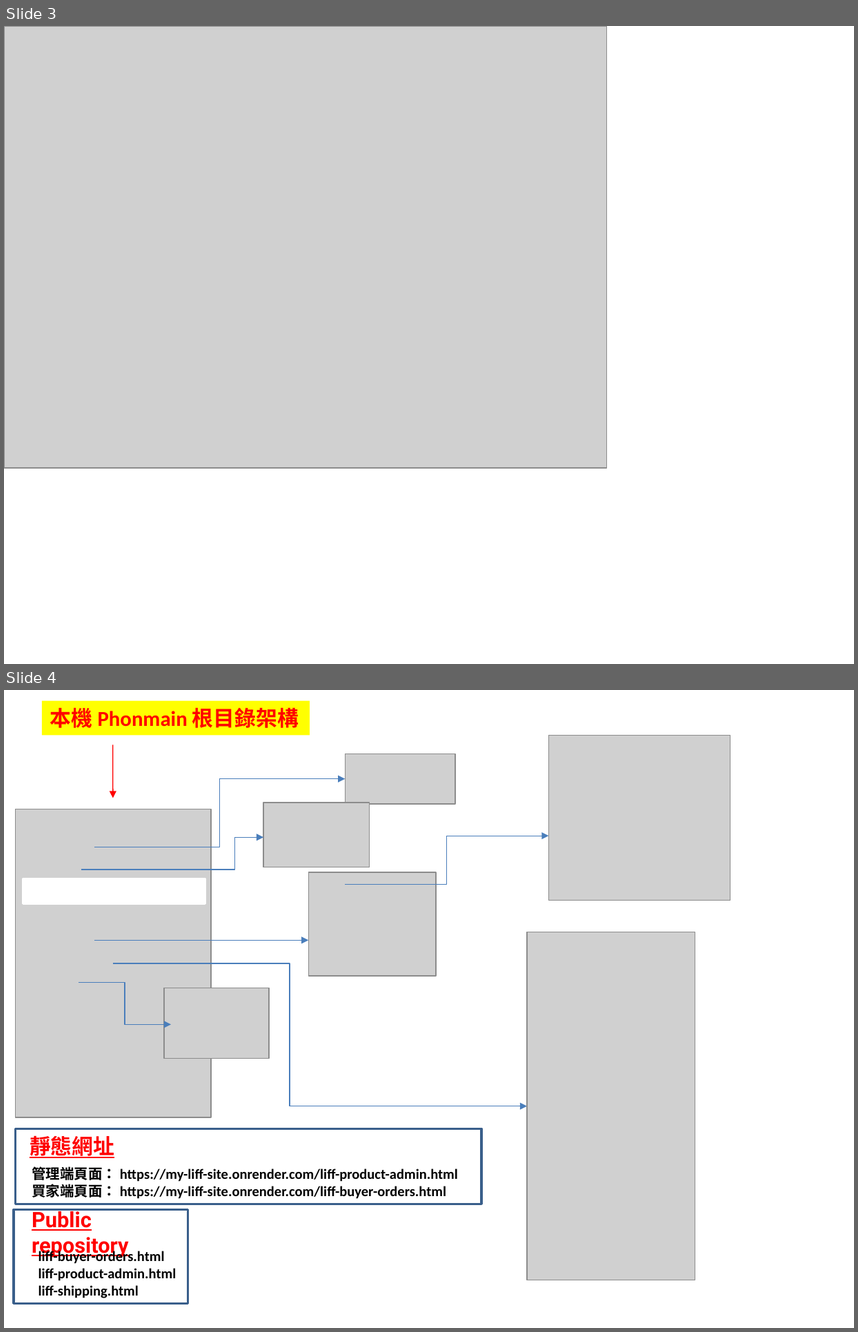
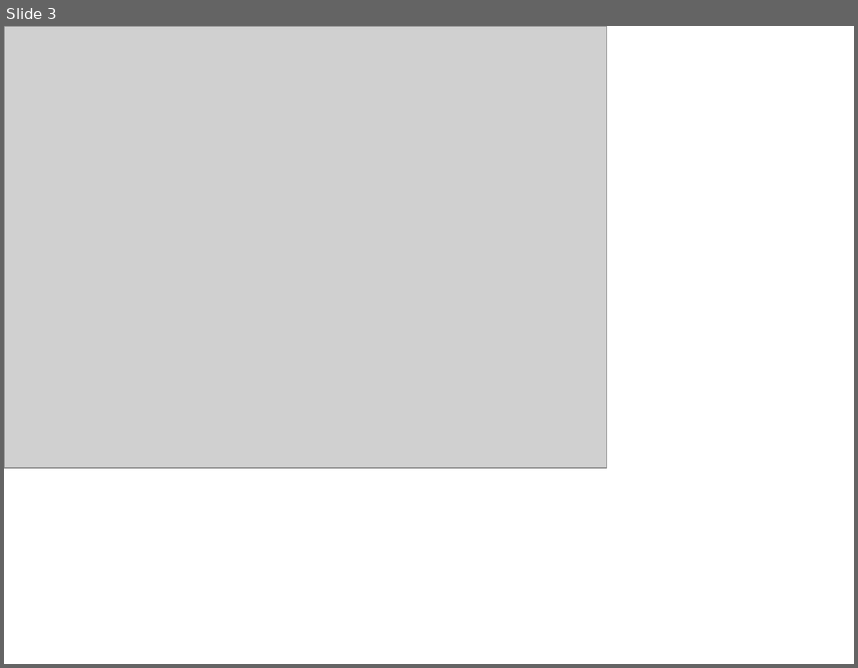
Before and after one commit to tan4598548-bot/line-group-buy-bot, a slide deck: Final/新增 Microsoft PowerPoint 簡報 (5) [自動儲存].pptx. Shown one above the other, each under a label of ours: slides 3 and 4 before the commit, slide 3 after it. The pictures are 858x1332 and 858x668 pixels, drawn with LibreOffice and Linux fonts; fonts in the diff are those of the drawing; grey boxes stand for pictures. Boxes give left, top, right and bottom in pixels: in the first picture for what was removed or moved away, otherwise in the second. Text is boxed around its words. In the diff, an @@ line names an element or a change of style, - is before the commit and + after.

```diff
--- a/Final/新增 Microsoft PowerPoint 簡報 (5) [自動儲存].pptx
+++ b/Final/新增 Microsoft PowerPoint 簡報 (5) [自動儲存].pptx
@@ slide 4 removed at box(4, 690, 854, 1328), background #FFFFFF @@
@@ rectangle removed at box(42, 701, 310, 735) @@
-本機 Phonmain 根目錄架構
@@ arrow removed from (113, 745) to (113, 798) @@
@@ picture removed at box(549, 735, 731, 900) @@
@@ picture removed at box(345, 753, 455, 804) @@
@@ elbow arrow removed from (94, 847) to (345, 779) @@
@@ picture removed at box(15, 809, 210, 1116) @@
@@ picture removed at box(263, 802, 370, 867) @@
@@ elbow arrow removed from (81, 869) to (263, 837) @@
@@ elbow arrow removed from (345, 885) to (549, 836) @@
@@ picture removed at box(308, 872, 436, 976) @@
@@ rectangle removed at box(23, 879, 205, 903) @@
@@ picture removed at box(527, 931, 694, 1279) @@
@@ arrow removed from (94, 940) to (308, 940) @@
@@ elbow arrow removed from (113, 963) to (527, 1105) @@
@@ elbow arrow removed from (79, 983) to (170, 1024) @@
@@ picture removed at box(164, 987, 268, 1058) @@
@@ rectangle removed at box(15, 1129, 481, 1204) @@
@@ text removed at box(30, 1132, 114, 1159) @@
-靜態網址
@@ text removed at box(32, 1166, 458, 1199) @@
-管理端頁面： https://my-liff-site.onrender.com/liff-product-admin.html
-買家端頁面： https://my-liff-site.onrender.com/liff-buyer-orders.html
@@ rectangle removed at box(14, 1210, 188, 1303) @@
@@ text removed at box(32, 1208, 129, 1258) @@
-Public repository
@@ text removed at box(38, 1249, 176, 1298) @@
-liff-buyer-orders.html
-liff-product-admin.html
-liff-shipping.html
```
Also in this commit, not shown: 1 slide changed, 1 slide added, 16 other files.
